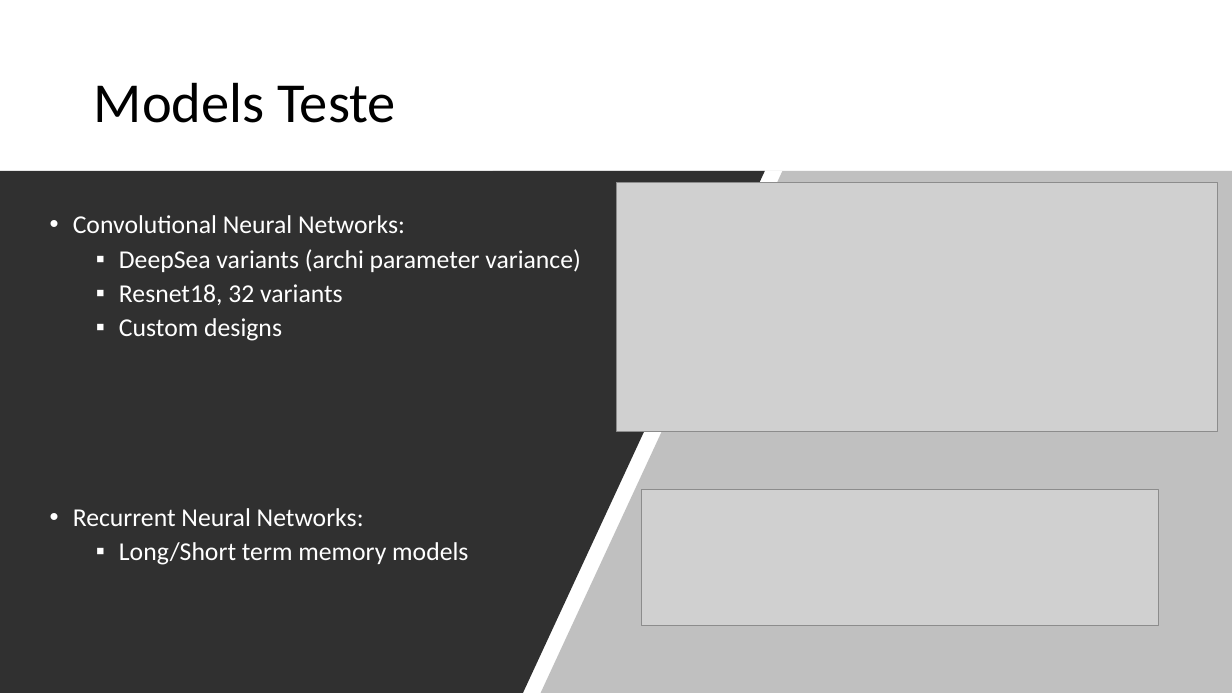
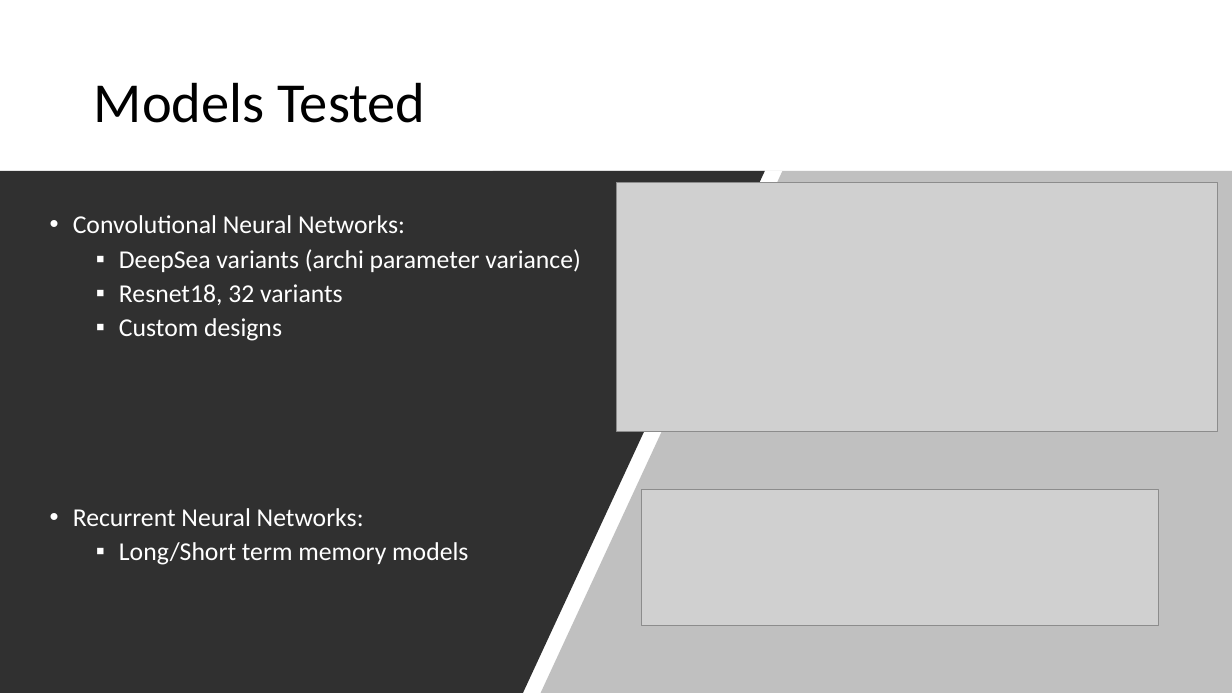
Before and after one commit to Akmazad/deepBrain, a slide deck: slide 4 of Architecture and parameter search/DeepPyschPresentation_7_2_20.pptx. Drawn at 1232x693 pixels with LibreOffice and Linux fonts; fonts in the diff are those of the drawing; grey boxes stand for pictures. Boxes give left, top, right and bottom in pixels: in the first picture for what was removed or moved away, otherwise in the second. Text is boxed around its words. In the diff, an @@ line names an element or a change of style, - is before the commit and + after.

```diff
--- a/Architecture and parameter search/DeepPyschPresentation_7_2_20.pptx
+++ b/Architecture and parameter search/DeepPyschPresentation_7_2_20.pptx
@@ title at box(94, 82, 425, 123): text changed @@
-Models Teste
+Models Tested
```
Also in this commit, not shown: 1 slide added, 4 other files.
